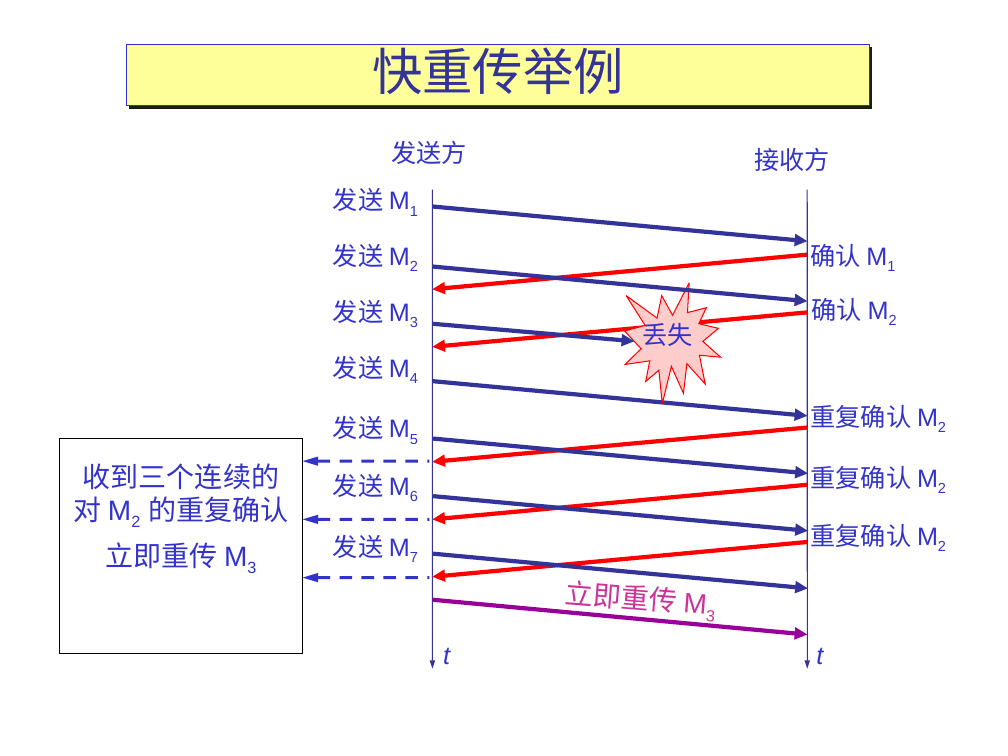
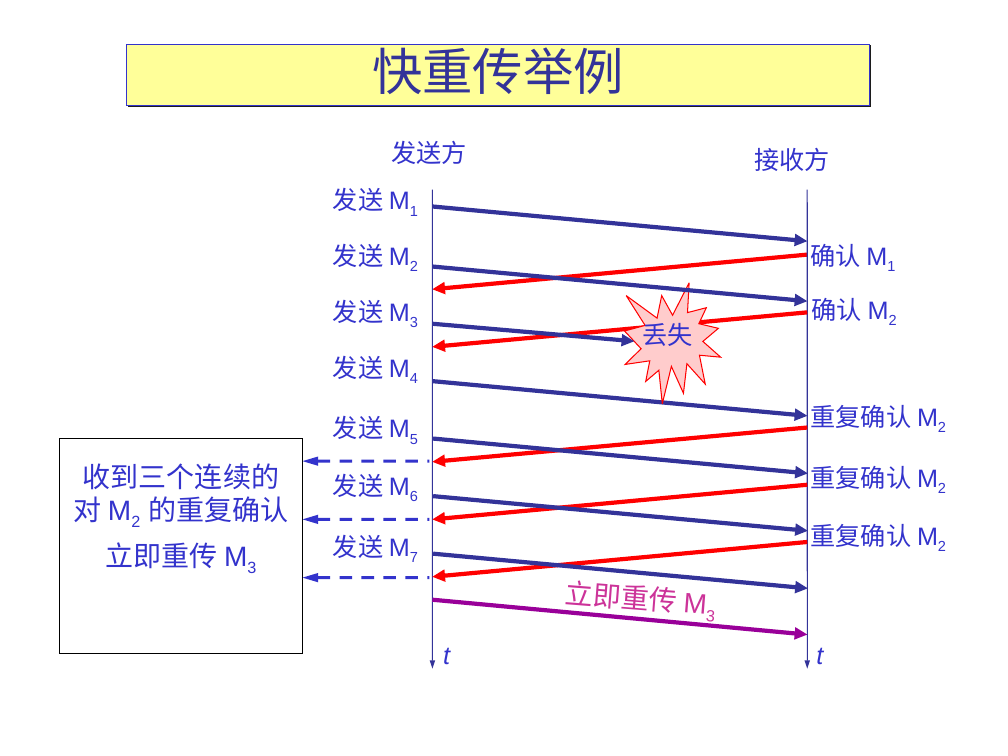
Before and after one commit to xiebaoma/computer-net, a slide deck: slide 103 of chap5.ppt. Drawn at 1008x756 pixels with LibreOffice and Linux fonts; fonts in the diff are those of the drawing. Boxes give left, top, right and bottom in pixels: in the first picture for what was removed or moved away, otherwise in the second. Text is boxed around its words. In the diff, an @@ line names an element or a change of style, - is before the commit and + after.

```diff
--- a/chap5.ppt
+++ b/chap5.ppt
@@ title "快重传举例" at <box>127,44,869,105</box>: shadow changed @@
```
Also in this commit, not shown: 12 other slides changed, 37 other files.
